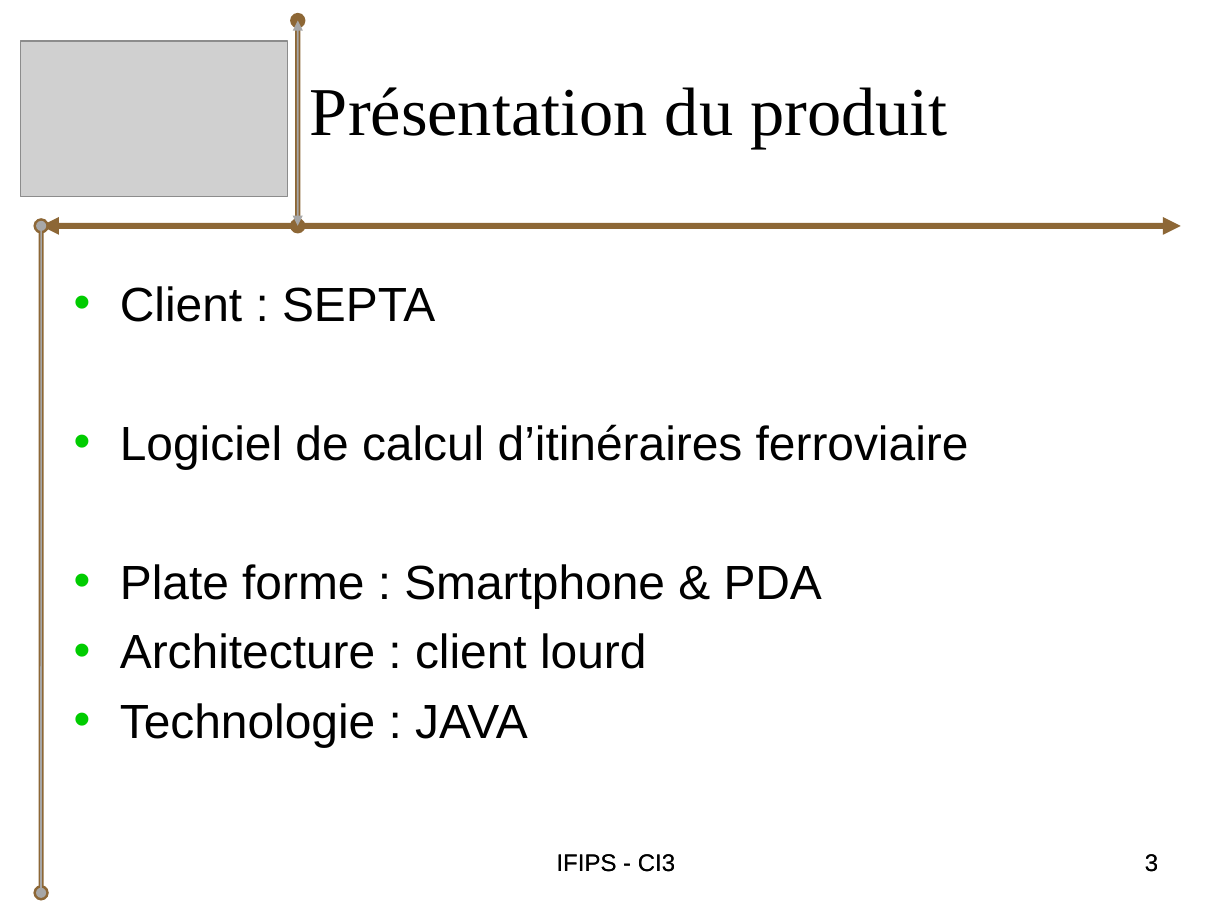
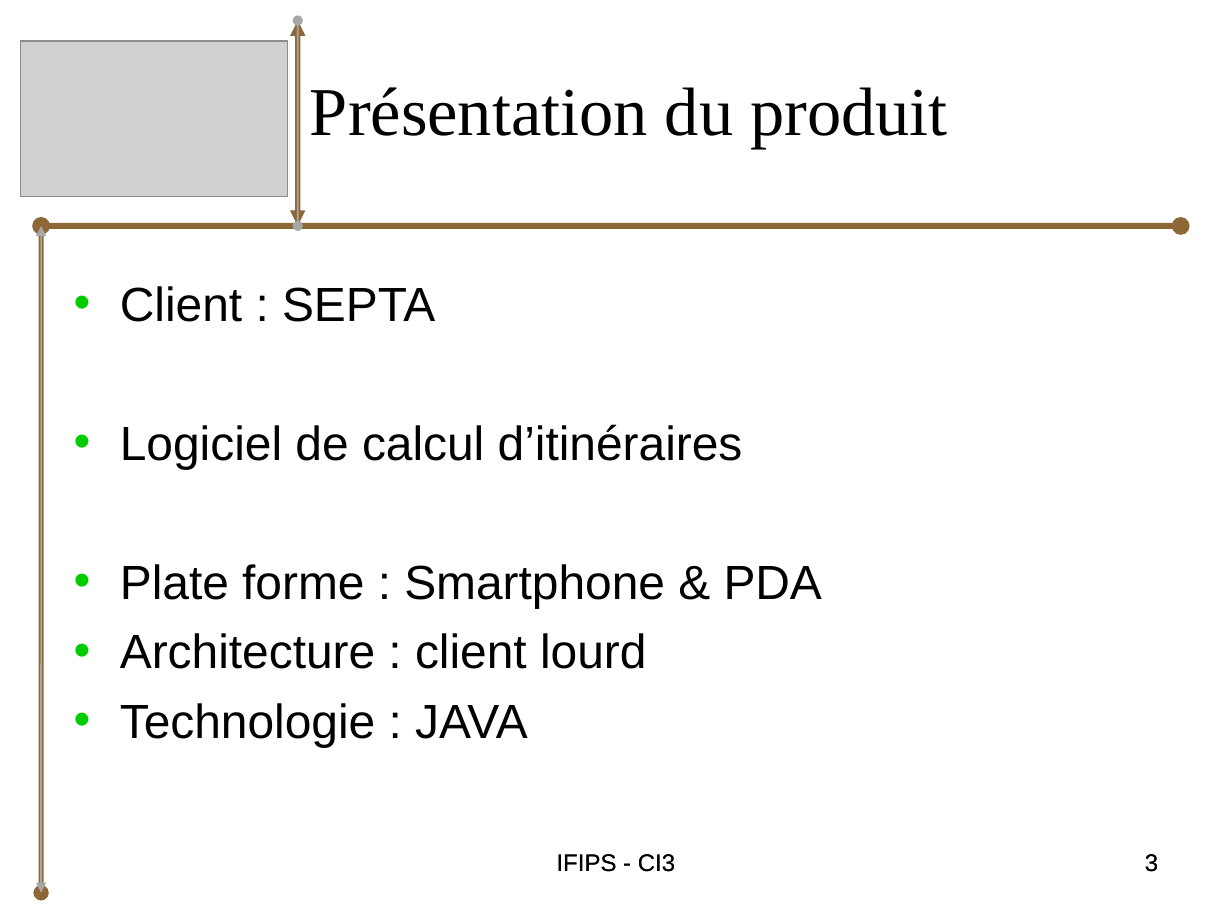
Before and after one commit to bryan-brancotte/projetgl-2008, a slide deck: slide 3 of doc/Soutenance/iGo_Presentation.ppt. Drawn at 1232x924 pixels with LibreOffice and Linux fonts; fonts in the diff are those of the drawing; grey boxes stand for pictures. Boxes give left, top, right and bottom in pixels: in the first picture for what was removed or moved away, otherwise in the second. Text is boxed around its words. In the diff, an @@ line names an element or a change of style, - is before the commit and + after.

```diff
--- a/doc/Soutenance/iGo_Presentation.ppt
+++ b/doc/Soutenance/iGo_Presentation.ppt
@@ double arrow (298, 225) - (298, 21): arrowheads changed @@
@@ double arrow (298, 225) - (298, 21): arrowheads changed @@
@@ double arrow (41, 225) - (1180, 225): arrowheads changed @@
@@ double arrow (41, 893) - (41, 225): arrowheads changed @@
@@ text at [120,424,743,469]: text changed @@
-• Logiciel de calcul d’itinéraires ferroviaire
+• Logiciel de calcul d’itinéraires
```
Also in this commit, not shown: 19 other slides changed, 1 slide added, 1 slide removed, 1 other file.
